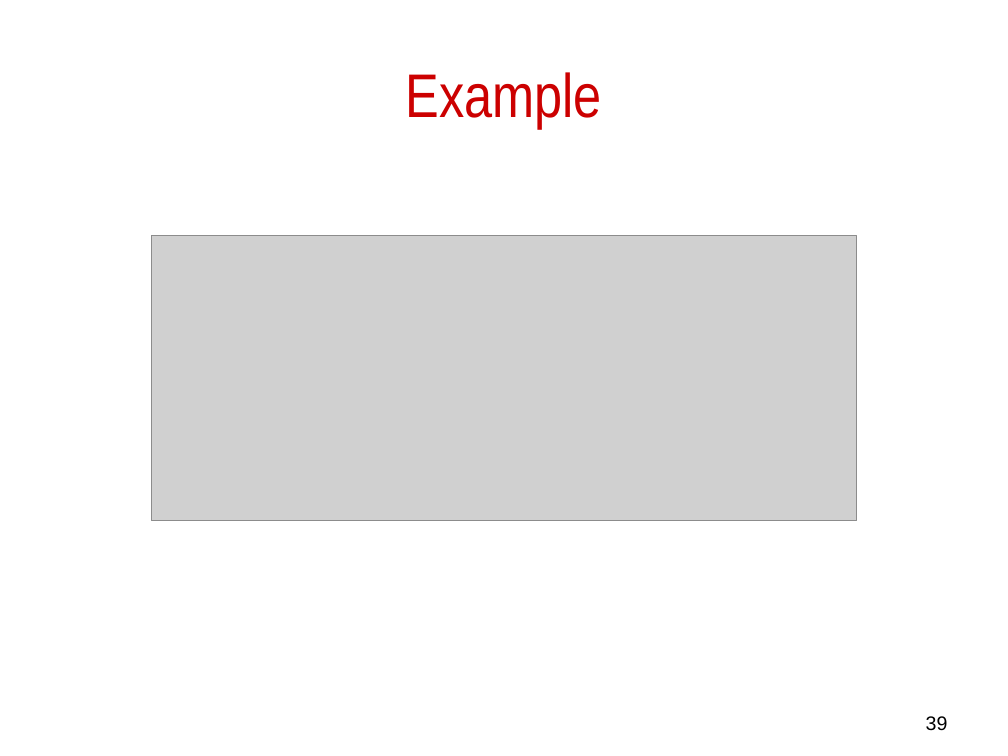
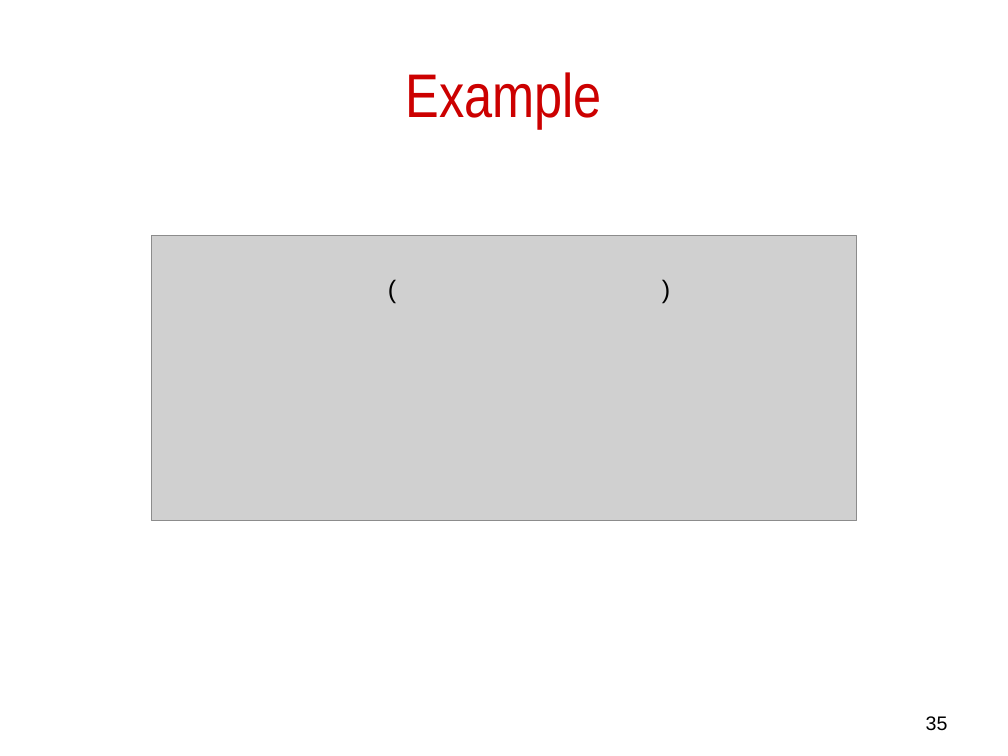
Before and after one commit to robintux/gip, a slide deck: slide 35 of Sessions/2/gip2.pptx (slide 39 before the commit). Drawn at 1008x756 pixels with LibreOffice and Linux fonts; fonts in the diff are those of the drawing; grey boxes stand for pictures. Boxes give left, top, right and bottom in pixels: in the first picture for what was removed or moved away, otherwise in the second. Text is boxed around its words. In the diff, an @@ line names an element or a change of style, - is before the commit and + after.

```diff
--- a/Sessions/2/gip2.pptx
+++ b/Sessions/2/gip2.pptx
@@ text added at bbox=[378, 269, 731, 309], 18 pt, text #000000 @@
+( )
@@ page number at bbox=[926, 716, 948, 731]: text changed @@
-39
+35
```
Also in this commit, not shown: 11 other slides changed, 4 slides removed.
